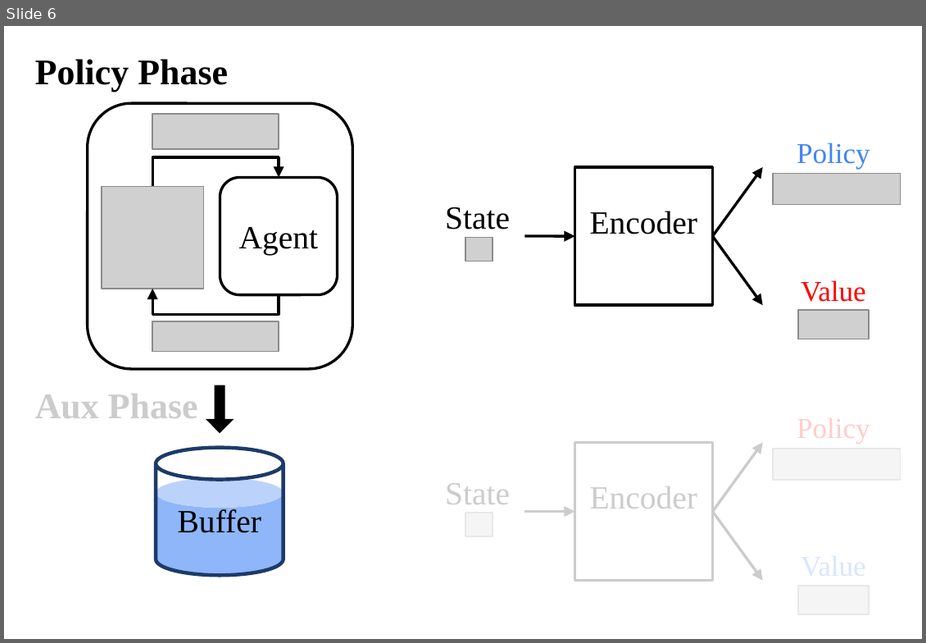
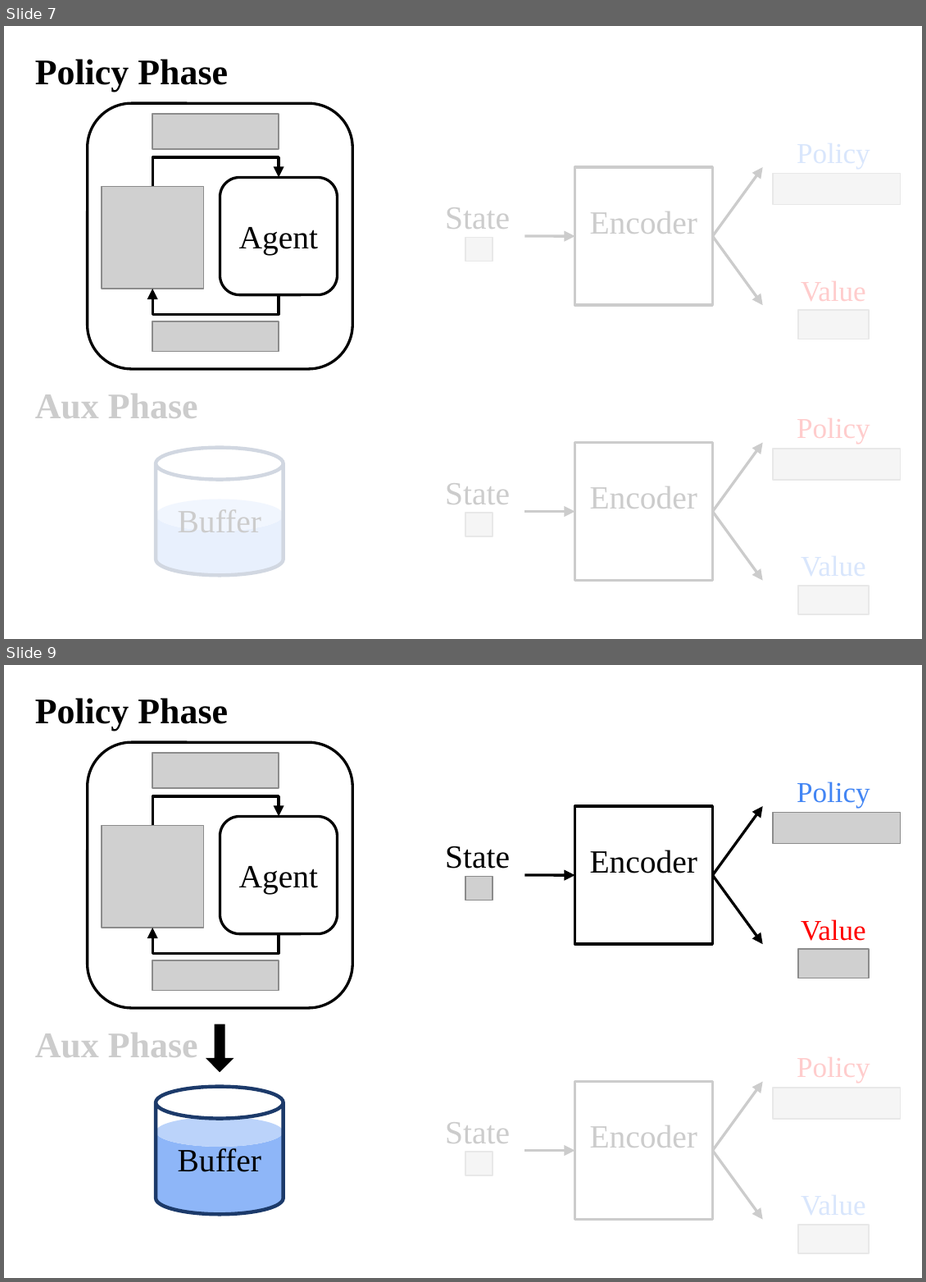
Before and after one commit to symoon11/symoon11.github.io, a slide deck: images/moon22neurips.pptx. Shown one above the other, each under a label of ours: slide 6 before the commit, slides 7 and 9 after it; the slides between them are not shown. The pictures are 926x643 and 926x1282 pixels, drawn with LibreOffice and Linux fonts; fonts in the diff are those of the drawing; grey boxes stand for pictures; background and template pictures are left out. Boxes give left, top, right and bottom in pixels: in the first picture for what was removed or moved away, otherwise in the second. Text is boxed around its words. In the diff, an @@ line names an element or a change of style, - is before the commit and + after.

```diff
--- a/images/moon22neurips.pptx
+++ b/images/moon22neurips.pptx
@@ slide 7 added at [4, 26, 922, 639], background #FFFFFF @@
@@ text added at [35, 59, 228, 92], 20 pt, text #000000, bold @@
+Policy Phase
@@ rounded rectangle added at [87, 104, 352, 370], outline #000000 1.5 pt @@
@@ picture added at [153, 114, 279, 149] @@
@@ rectangle added at [435, 104, 911, 619], fill #FFFFFF at 80% opacity @@
@@ elbow arrow added from (153, 187) to (279, 178), #000000 1.5 pt @@
@@ rectangle added at [576, 167, 712, 305], outline #000000 1.5 pt, 18 pt, text #000000 @@
+Encoder
@@ arrow added from (712, 236) to (763, 167), #000000 1.5 pt @@
@@ picture added at [773, 173, 900, 203] @@
@@ picture added at [101, 187, 203, 289] @@
@@ rounded rectangle added at [220, 178, 339, 296], outline #000000 1.5 pt, 18 pt, text #000000 @@
+Agent
@@ text added at [445, 207, 510, 229], 18 pt, text #000000 @@
+State
@@ picture added at [465, 237, 493, 261] @@
@@ arrow added from (525, 236) to (576, 236), #000000 1.5 pt @@
@@ arrow added from (712, 236) to (763, 305), #000000 1.5 pt @@
@@ elbow arrow added from (279, 294) to (153, 288), #000000 1.5 pt @@
@@ text added at [801, 281, 867, 301], 16 pt, text #FF0000 @@
+Value
@@ picture added at [798, 310, 869, 338] @@
@@ picture added at [153, 321, 279, 352] @@
@@ rectangle added at [26, 376, 337, 598], fill #FFFFFF at 80% opacity @@
@@ text added at [35, 393, 198, 418], 20 pt, text #000000, bold @@
+Aux Phase
@@ text added at [763, 403, 904, 482], 16 pt, text #FF0000 @@
+Policy
@@ text added at [797, 418, 870, 443], 16 pt, text #4285F4 @@
+Policy
@@ rectangle added at [576, 442, 712, 580], outline #000000 1.5 pt, 18 pt, text #000000 @@
+Encoder
@@ arrow added from (712, 511) to (763, 442), #000000 1.5 pt @@
@@ cylinder added at [156, 447, 283, 574], outline #1D3A6B 2 pt, 18 pt, text #000000 @@
+Buffer
@@ picture added at [773, 448, 900, 479] @@
@@ text added at [445, 483, 510, 504], 18 pt, text #000000 @@
+State
@@ cylinder added at [156, 499, 283, 575], fill #8EB6F8 @@
@@ picture added at [465, 511, 493, 535] @@
@@ arrow added from (525, 511) to (576, 511), #000000 1.5 pt @@
@@ arrow added from (712, 511) to (763, 580), #000000 1.5 pt @@
@@ text added at [763, 540, 904, 619], 16 pt, text #4285F4 @@
+Value
@@ picture added at [798, 584, 869, 613] @@
@@ what was slide 6 is now slide 9 @@
```
Also in this commit, not shown: 5 slides changed, 2 other slides added, 4 other files.
